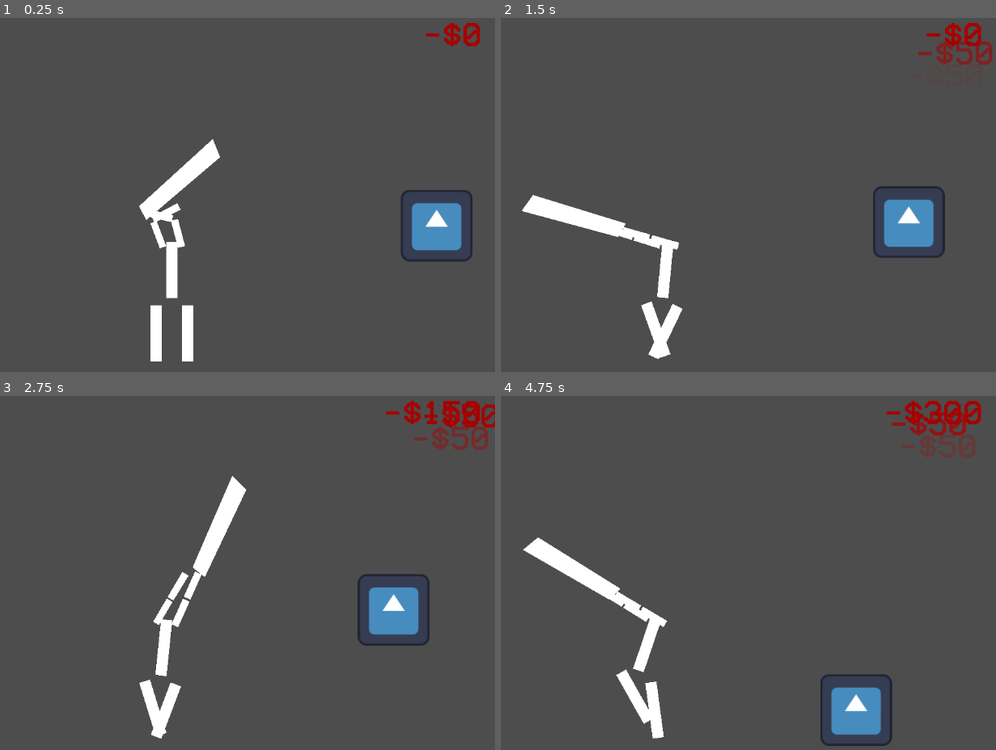
Above: before the commit, frames 1-4 (two rows, left to right).
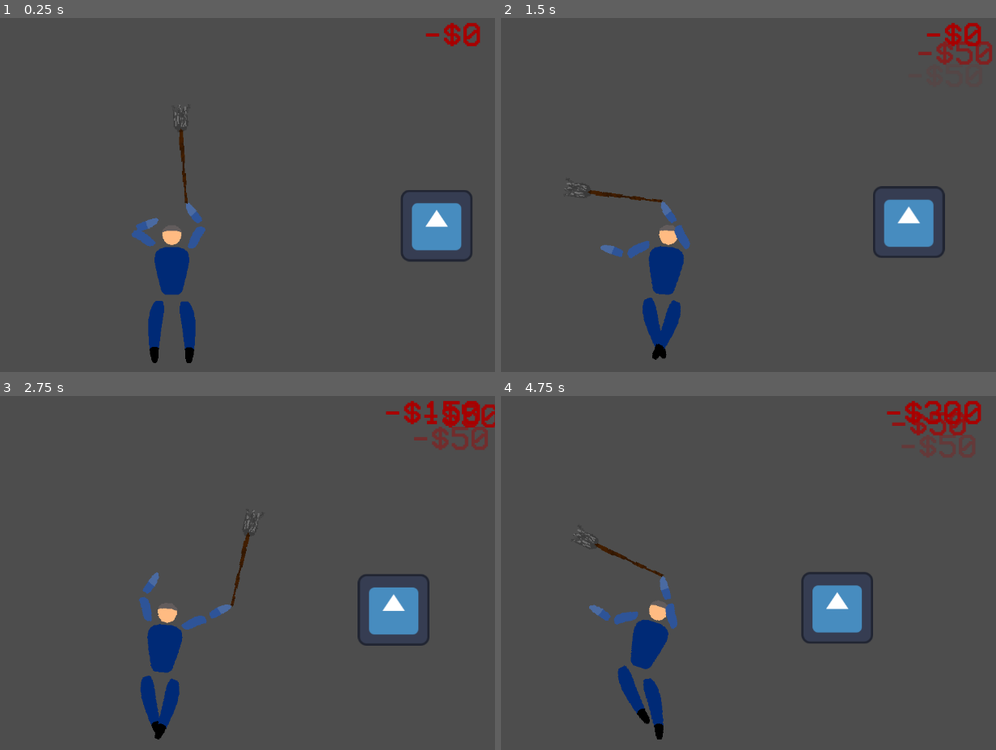
Above: after the commit, the same moments.

Repository: Resben/trijam285
Game: Godot game, scene res://scenes/main.tscn
Two runs of this game, one before a commit and one after it. Both use one fixed random seed, a clock stepped at 60 frames per second and the inputs below. The engine's default icon, where the game draws it, is replaced by a stand-in: a white triangle on a blue panel in a dark square.
Inputs (mouse positions are in pixels of both pictures, inside the frame that each line leads up to):
- Up to frame 1 (0.25 s): no input
- Up to frame 2 (1.5 s): move the mouse to (812, 173) at 0.52 s; hold D (right) 0.53-1.28 s; tap T (test) at 0.6, 1.35 s; move the mouse to (545, 209) at 1.27 s; hold A (left) from 1.28 s (still down)
- Up to frame 3 (2.75 s): move the mouse to (237, 488) at 2.02 s; release A (left) at 2.03 s; hold D (right) from 2.03 s (still down); tap T (test) at 2.1 s
- Up to frame 4 (4.75 s): move the mouse to (639, 640) at 2.77 s; tap T (test) at 2.85, 3.6, 4.35 s; move the mouse to (867, 622) at 3.52 s; release D (right) at 3.53 s; hold A (left) from 3.53 s (still down); move the mouse to (outside the picture) at 4.27 s

The runs differ from the first frame. In frame 1, 3.7% of the frame differs, in the area x 26-45%, y 24-98%; in frame 2, 3.5%; in frame 3, 3.7%; in frame 4, 7.2%, in the area x 4-80%, y 37-99%.

Commit message:
[Feature] Character + mop assets (90 minutes)

Diff:
--- a/scenes/mop.gd
+++ b/scenes/mop.gd
@@ -1,7 +1,9 @@
 extends StaticBody2D
 
 @export var mop : Texture2D
-@export var mop_painted : Texture2D
+@export var mop_green : Texture2D
+@export var mop_purple : Texture2D
+@export var mop_red : Texture2D
 
 var paint = 0
 
@@ -18,7 +20,13 @@
 	if paint == 0:
 		$Sprite2D.texture = mop
 
-func add_paint(num):
+func add_paint(num, color):
 	paint = num
 	if paint > 0:
-		$Sprite2D.texture = mop_painted
+		match color:
+			"green":
+				$Sprite2D.texture = mop_green
+			"purple":
+				$Sprite2D.texture = mop_purple
+			"red":
+				$Sprite2D.texture = mop_red
--- a/scenes/mop.tscn
+++ b/scenes/mop.tscn
@@ -1,6 +1,10 @@
-[gd_scene load_steps=3 format=3 uid="uid://c4gwl0cntq6ru"]
+[gd_scene load_steps=7 format=3 uid="uid://c4gwl0cntq6ru"]
 
 [ext_resource type="Script" path="res://scenes/mop.gd" id="1_bf6a1"]
+[ext_resource type="Texture2D" uid="uid://bv1m4ooyblm4v" path="res://assets/mop.png" id="2_unuv8"]
+[ext_resource type="Texture2D" uid="uid://dxtnq6bhdv8ri" path="res://assets/mop-green.png" id="3_4prji"]
+[ext_resource type="Texture2D" uid="uid://b2inqcm7t6n5j" path="res://assets/mop-purple.png" id="4_hyrhe"]
+[ext_resource type="Texture2D" uid="uid://beqft35ks4qka" path="res://assets/mop-red.png" id="5_bom48"]
 
 [sub_resource type="RectangleShape2D" id="RectangleShape2D_utly1"]
 size = Vector2(191, 38)
@@ -8,11 +12,17 @@
 [node name="Mop" type="StaticBody2D"]
 collision_mask = 2
 script = ExtResource("1_bf6a1")
+mop = ExtResource("2_unuv8")
+mop_green = ExtResource("3_4prji")
+mop_purple = ExtResource("4_hyrhe")
+mop_red = ExtResource("5_bom48")
 
 [node name="Sprite2D" type="Sprite2D" parent="."]
-
-[node name="Polygon2D" type="Polygon2D" parent="."]
-polygon = PackedVector2Array(1, -13, -6, 14, 167, 18, 179, -15)
+texture_filter = 1
+position = Vector2(85, 1.19209e-07)
+rotation = -1.56701
+scale = Vector2(1.58877, 1.60573)
+texture = ExtResource("2_unuv8")
 
 [node name="CollisionShape2D" type="CollisionShape2D" parent="."]
 position = Vector2(85.5, 1)
--- a/scenes/player.tscn
+++ b/scenes/player.tscn
@@ -1,7 +1,15 @@
-[gd_scene load_steps=15 format=3 uid="uid://i5v4kcgwf257"]
+[gd_scene load_steps=23 format=3 uid="uid://i5v4kcgwf257"]
 
 [ext_resource type="Script" path="res://scenes/player.gd" id="1_ytp0x"]
+[ext_resource type="Texture2D" uid="uid://bx4deiumjdj8h" path="res://assets/head.png" id="2_365dp"]
+[ext_resource type="Texture2D" uid="uid://c4isuicnr2kl6" path="res://assets/body.png" id="2_m721f"]
 [ext_resource type="PackedScene" uid="uid://c4gwl0cntq6ru" path="res://scenes/mop.tscn" id="2_miyk6"]
+[ext_resource type="Texture2D" uid="uid://bmop1w2nyvto5" path="res://assets/lleg.png" id="3_nb2qh"]
+[ext_resource type="Texture2D" uid="uid://7amb2nleb25l" path="res://assets/rleg.png" id="4_1aj8j"]
+[ext_resource type="Texture2D" uid="uid://dbjlehhqe41bo" path="res://assets/luparm.png" id="5_kpagf"]
+[ext_resource type="Texture2D" uid="uid://c38bw41v1ocfq" path="res://assets/larm.png" id="6_1bs4k"]
+[ext_resource type="Texture2D" uid="uid://c5f8v0ygyw8w3" path="res://assets/ruparm.png" id="7_r8vi0"]
+[ext_resource type="Texture2D" uid="uid://yepivhc7wmct" path="res://assets/rarm.png" id="8_o3lcq"]
 
 [sub_resource type="SkeletonModification2DPhysicalBones" id="SkeletonModification2DPhysicalBones_lxs2s"]
 physical_bone_chain_length = 3
@@ -39,13 +47,13 @@
 modifications/3 = SubResource("SkeletonModification2DTwoBoneIK_eqpqr")
 
 [sub_resource type="RectangleShape2D" id="RectangleShape2D_hpu8s"]
-size = Vector2(48, 13)
+size = Vector2(43.0967, 13)
 
 [sub_resource type="RectangleShape2D" id="RectangleShape2D_p4sbc"]
 size = Vector2(52, 13)
 
 [sub_resource type="RectangleShape2D" id="RectangleShape2D_ls8fe"]
-size = Vector2(50, 13)
+size = Vector2(43.4245, 13)
 
 [sub_resource type="RectangleShape2D" id="RectangleShape2D_frobt"]
 size = Vector2(49, 13)
@@ -67,9 +75,15 @@
 position = Vector2(0, 48)
 rest = Transform2D(1, 0, 0, 1, 0, 260)
 
-[node name="HipPolygon" type="Polygon2D" parent="Hip"]
-position = Vector2(0, -50)
-polygon = PackedVector2Array(-10, -50, 10, -50, 10, 50, -10, 50)
+[node name="Sprite2D2" type="Sprite2D" parent="Hip"]
+texture_filter = 1
+position = Vector2(0, -112)
+texture = ExtResource("2_365dp")
+
+[node name="Sprite2D" type="Sprite2D" parent="Hip"]
+texture_filter = 1
+position = Vector2(0, -48)
+texture = ExtResource("2_m721f")
 
 [node name="LeftThigh" type="Bone2D" parent="Hip"]
 position = Vector2(-28, 13)
@@ -78,9 +92,10 @@
 length = 100.0
 bone_angle = 90.0
 
-[node name="LeftThighPolygon" type="Polygon2D" parent="Hip/LeftThigh"]
-position = Vector2(0, 50)
-polygon = PackedVector2Array(-10, -50, 10, -50, 10, 50, -10, 50)
+[node name="Sprite2D" type="Sprite2D" parent="Hip/LeftThigh"]
+texture_filter = 1
+position = Vector2(0, 48)
+texture = ExtResource("3_nb2qh")
 
 [node name="RightThigh" type="Bone2D" parent="Hip"]
 position = Vector2(28, 13)
@@ -89,85 +104,100 @@
 length = 100.0
 bone_angle = 90.0
 
-[node name="RightThighPolygon" type="Polygon2D" parent="Hip/RightThigh"]
-position = Vector2(0, 50)
-polygon = PackedVector2Array(-10, -50, 10, -50, 10, 50, -10, 50)
+[node name="Sprite2D" type="Sprite2D" parent="Hip/RightThigh"]
+texture_filter = 1
+position = Vector2(0, 48)
+texture = ExtResource("4_1aj8j")
 
 [node name="Back" type="Bone2D" parent="Hip"]
 rest = Transform2D(1, 0, 0, 1, 0, 0)
 
 [node name="LeftArm" type="Bone2D" parent="Hip/Back"]
-position = Vector2(-16, -94)
+position = Vector2(-32, -94)
+rotation = 0.123262
 rest = Transform2D(1, 0, 0, 1, -16, -94)
 auto_calculate_length_and_angle = false
 length = 80.0
 bone_angle = 180.0
 
-[node name="Polygon2D" type="Polygon2D" parent="Hip/Back/LeftArm"]
-position = Vector2(0, -2)
-polygon = PackedVector2Array(3, -3, 3, 9, -45, 9, -45, -3)
+[node name="Sprite2D" type="Sprite2D" parent="Hip/Back/LeftArm"]
+texture_filter = 1
+position = Vector2(-16, 16)
+texture = ExtResource("5_kpagf")
 
 [node name="StaticBody2D" type="StaticBody2D" parent="Hip/Back/LeftArm"]
+position = Vector2(16, 0)
 collision_mask = 2
 
 [node name="CollisionShape2D" type="CollisionShape2D" parent="Hip/Back/LeftArm/StaticBody2D"]
-position = Vector2(-21, 0.5)
+position = Vector2(-31.7202, 14.7468)
+rotation = -0.827716
 shape = SubResource("RectangleShape2D_hpu8s")
 
 [node name="LeftUpperArm" type="Bone2D" parent="Hip/Back/LeftArm"]
-position = Vector2(-48, 0)
+position = Vector2(-32, 32)
 rest = Transform2D(1, 0, 0, 1, -48, 0)
 auto_calculate_length_and_angle = false
 length = 50.0
-bone_angle = 180.0
-
-[node name="Polygon2D" type="Polygon2D" parent="Hip/Back/LeftArm/LeftUpperArm"]
-polygon = PackedVector2Array(0, -5, 0, 7, -52, 7, -52, -6)
+bone_angle = 130.0
+
+[node name="Sprite2D" type="Sprite2D" parent="Hip/Back/LeftArm/LeftUpperArm"]
+texture_filter = 1
+position = Vector2(-16, 22)
+texture = ExtResource("6_1bs4k")
 
 [node name="StaticBody2D" type="StaticBody2D" parent="Hip/Back/LeftArm/LeftUpperArm"]
 collision_mask = 2
 
 [node name="CollisionShape2D" type="CollisionShape2D" parent="Hip/Back/LeftArm/LeftUpperArm/StaticBody2D"]
-position = Vector2(-26, 0.5)
+position = Vector2(-17, 21)
+rotation = -0.840347
 shape = SubResource("RectangleShape2D_p4sbc")
 
 [node name="RightArm" type="Bone2D" parent="Hip/Back"]
-position = Vector2(16, -94)
+position = Vector2(32, -94)
+rotation = -0.0211308
 rest = Transform2D(1, 0, 0, 1, 16, -94)
 auto_calculate_length_and_angle = false
 length = 50.0
 bone_angle = 0.0
 
-[node name="Polygon2D" type="Polygon2D" parent="Hip/Back/RightArm"]
-position = Vector2(91, -2)
-polygon = PackedVector2Array(-44, -4, -44, 9, -94, 9, -94, -4)
+[node name="Sprite2D" type="Sprite2D" parent="Hip/Back/RightArm"]
+texture_filter = 1
+position = Vector2(10.0049, 15.5352)
+texture = ExtResource("7_r8vi0")
 
 [node name="StaticBody2D" type="StaticBody2D" parent="Hip/Back/RightArm"]
+position = Vector2(-21.9951, -0.464844)
 collision_mask = 2
 
 [node name="CollisionShape2D" type="CollisionShape2D" parent="Hip/Back/RightArm/StaticBody2D"]
-position = Vector2(22, 0.5)
+position = Vector2(32.3931, 15.329)
+rotation = 0.821286
 shape = SubResource("RectangleShape2D_ls8fe")
 
 [node name="RightUpperArm" type="Bone2D" parent="Hip/Back/RightArm"]
-position = Vector2(48, 0)
+position = Vector2(26.0049, 31.5352)
 rest = Transform2D(1, 0, 0, 1, 48, 0)
 auto_calculate_length_and_angle = false
 length = 50.0
 bone_angle = 0.0
 
-[node name="Polygon2D" type="Polygon2D" parent="Hip/Back/RightArm/RightUpperArm"]
-polygon = PackedVector2Array(3, -6, 3, 7, 52, 7, 52, -6)
+[node name="Sprite2D" type="Sprite2D" parent="Hip/Back/RightArm/RightUpperArm"]
+texture_filter = 1
+position = Vector2(16, 22)
+texture = ExtResource("8_o3lcq")
 
 [node name="StaticBody2D" type="StaticBody2D" parent="Hip/Back/RightArm/RightUpperArm"]
 collision_mask = 2
 
 [node name="CollisionShape2D" type="CollisionShape2D" parent="Hip/Back/RightArm/RightUpperArm/StaticBody2D"]
-position = Vector2(27.5, 0.5)
+position = Vector2(15.929, 19.3622)
+rotation = 0.845671
 shape = SubResource("RectangleShape2D_frobt")
 
 [node name="Mop" type="Bone2D" parent="Hip/Back/RightArm/RightUpperArm"]
-position = Vector2(56, 0)
+position = Vector2(32, 40)
 rest = Transform2D(1, 0, 0, 1, 56, 0)
 auto_calculate_length_and_angle = false
 length = 60.0
Binary file added: assets/body.png
Not shown, added: assets/body.png.import
Binary file added: assets/head.png
Not shown, added: assets/head.png.import
Binary file added: assets/larm.png
Not shown, added: assets/larm.png.import
Binary file added: assets/lleg.png
Not shown, added: assets/lleg.png.import
Binary file added: assets/luparm.png
Not shown, added: assets/luparm.png.import
Binary file added: assets/mop-green.png
Not shown, added: assets/mop-green.png.import
(and 12 more such lines)
